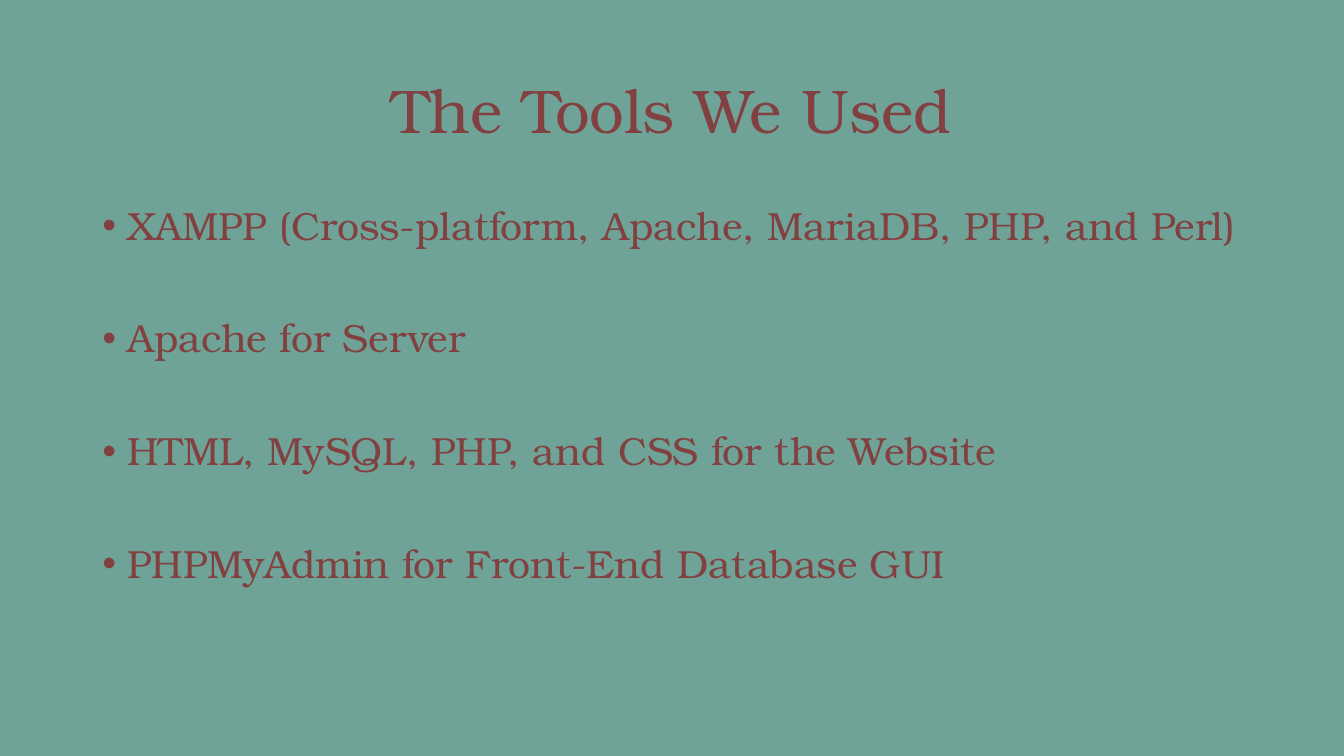
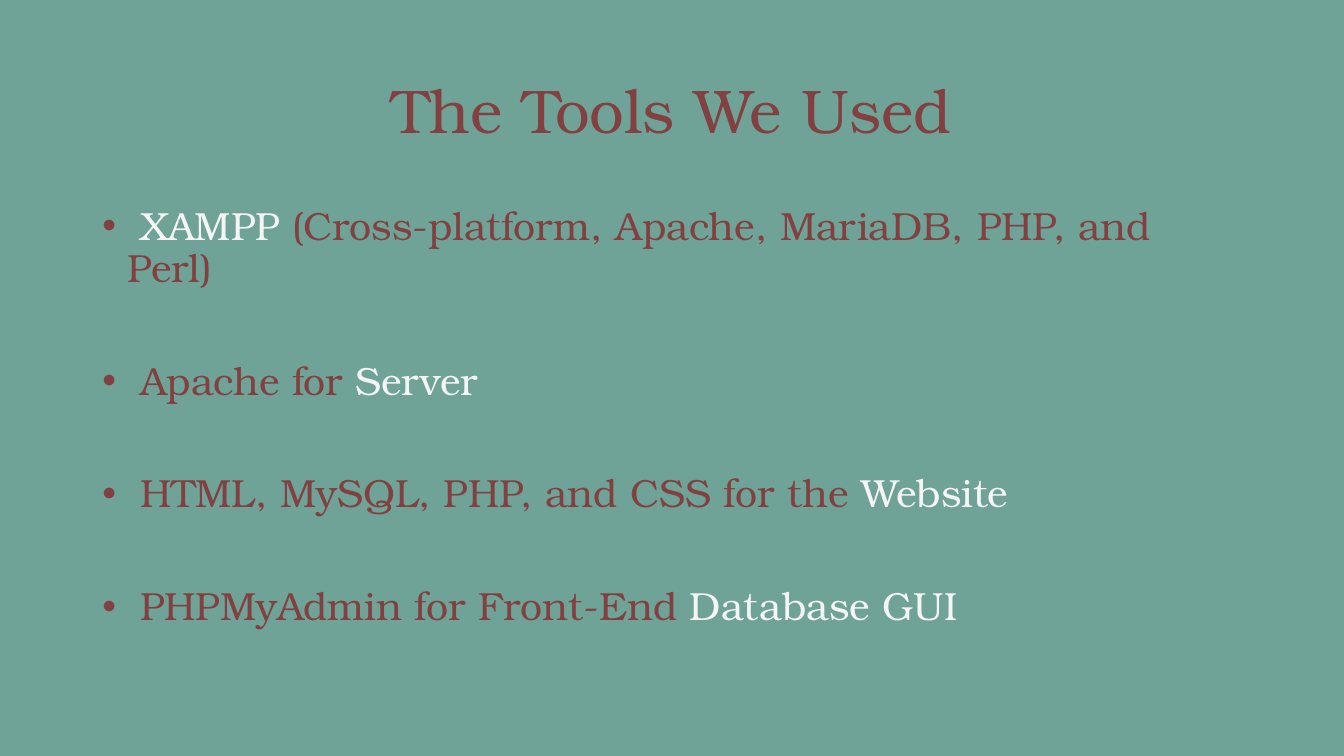
Before and after one commit to Su-Tangnu/NotifyMe, a slide deck: slide 25 of NotifyMe.pptx (slide 11 before the commit). Drawn at 1344x756 pixels with LibreOffice and Linux fonts; fonts in the diff are those of the drawing. Boxes give left, top, right and bottom in pixels: in the first picture for what was removed or moved away, otherwise in the second. Text is boxed around its words. In the diff, an @@ line names an element or a change of style, - is before the commit and + after.

```diff
--- a/NotifyMe.pptx
+++ b/NotifyMe.pptx
@@ text "XAMPP (Cross-platform, Apache, MariaDB, PHP, ..." at <box>128,211,1151,629</box>: text colour #824040 to #F5F5F5 in "XAMPP", "Server", "Website", "Database GUI" @@
```
Also in this commit, not shown: 3 other slides changed, 21 slides added, 7 slides removed.
